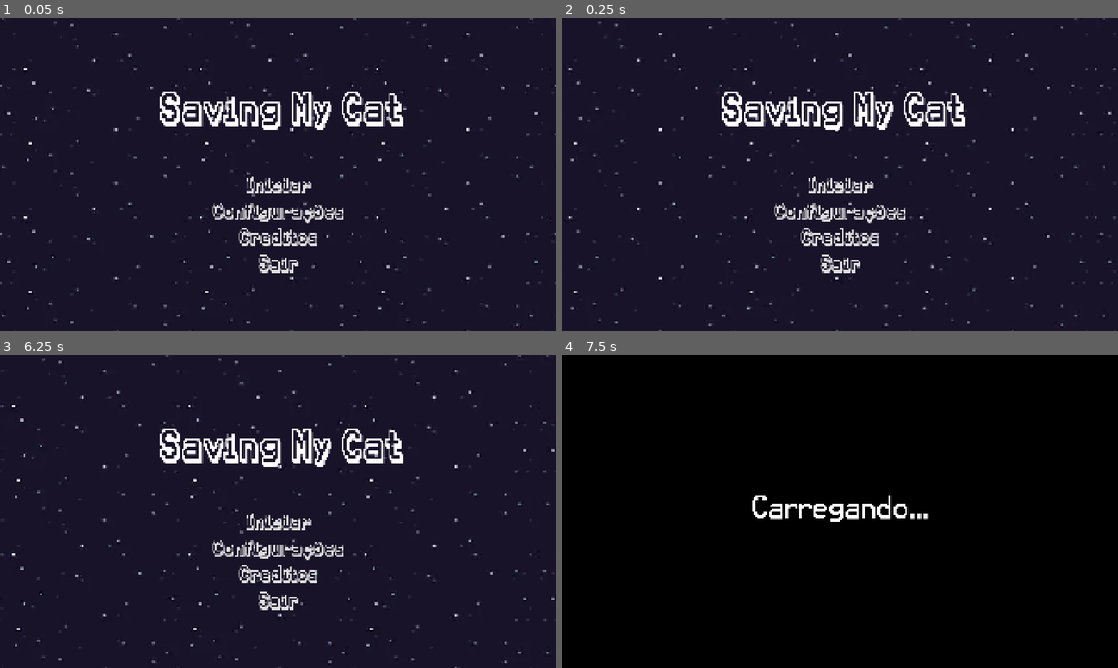
Above: before the commit, frames 1-4 (two rows, left to right).
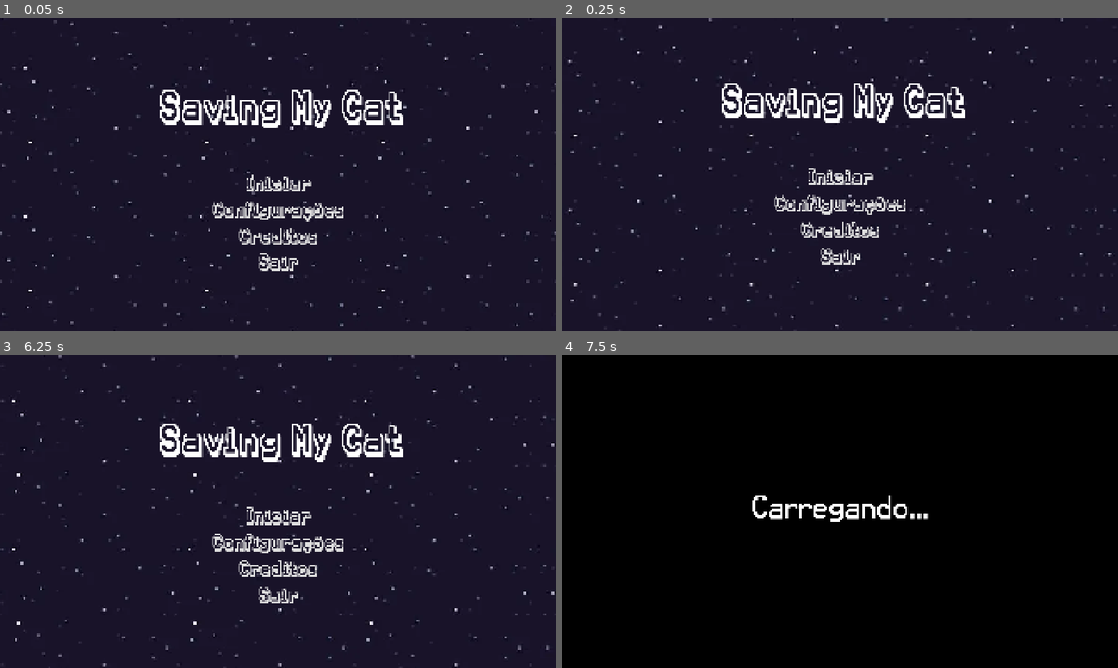
Above: after the commit, the same moments.

Repository: gsmereka/42-Game-Jam
Game: Godot game, scene res://Scenes/UI/Menu/menu.tscn
The game is run twice, just before and just after one commit, with the same random seed, the same clock (stepped at 60 frames per second) and the same inputs.
Inputs (mouse positions are in pixels of both pictures, inside the frame that each line leads up to):
- Up to frame 1 (0.05 s): no input
- Up to frame 2 (0.25 s): no input
- Up to frame 3 (6.25 s): click "Iniciar" at 0.5 s; tap Enter (ui_accept) at 1.25, 1.52, 2.27, 2.75, 3.77, 4.52, 5.75, 6.02 s; move the mouse to (400, 495) at 1.27 s; hold Right (ui_right) 1.28-2.03 s; move the mouse to (166, 527) at 2.02 s; hold Down (ui_down) 2.03-2.78 s; move the mouse to (333, 442) at 2.77 s; hold Right (ui_right) 2.78-3.53 s; move the mouse to (250, 574) at 3.52 s; hold Up (ui_up) 3.53-4.28 s; move the mouse to (444, 558) at 4.27 s; hold Left (ui_left) 4.28-5 s; tap Escape (Esc) at 4.9 s; click "Voltar ao Menu" at 5 s; move the mouse to (111, 464) at 5.77 s; hold Left (ui_left) from 5.78 s (still down)
- Up to frame 4 (7.5 s): release Left (ui_left) at 6.5 s; click "Iniciar" at 6.5 s; tap Enter (ui_accept) at 7.25 s; move the mouse to (867, 511) at 7.27 s; hold Down (ui_down) from 7.28 s (still down)

The runs differ from the first frame. In frame 1, 3.6% of the frame differs, in the area x 0-100%, y 0-100%; in frame 2, 6.9%, in the area x 1-100%, y 0-100%; in frame 3, 6.4%; in frame 4, nothing differs.

Commit message:
add intro

Diff:
--- a/Scenes/UI/Menu/carousel_menu.gd
+++ b/Scenes/UI/Menu/carousel_menu.gd
@@ -9,7 +9,7 @@
 @onready var prev_node = $TextureRect3
 
 func _process(delta: float) -> void:
-	position.x -= 300 * delta
+	position.x -= ($"..".vel * delta)
 	var temp_node
 	if current_node.global_position.x < 0:
 		prev_node.global_position.x = next_node.global_position.x + 1920
--- a/Scenes/UI/Menu/menu.gd
+++ b/Scenes/UI/Menu/menu.gd
@@ -1,5 +1,6 @@
 extends Control
 
+@export var vel : int = 300
 
 func _on_start_pressed() -> void:
 	SceneLoader.load_scene("res://Scenes/Game/Placeholder/Placeholder.tscn")
--- a/Scenes/UI/Menu/menu.tscn
+++ b/Scenes/UI/Menu/menu.tscn
@@ -1,10 +1,71 @@
-[gd_scene load_steps=6 format=3 uid="uid://dl6nhc1603s8e"]
+[gd_scene load_steps=9 format=3 uid="uid://dl6nhc1603s8e"]
 
 [ext_resource type="Script" uid="uid://bchvnm11rvshb" path="res://Scenes/UI/Menu/menu.gd" id="1_vf0ft"]
 [ext_resource type="Script" uid="uid://b2tduj6h2x20s" path="res://Scenes/UI/Menu/carousel_menu.gd" id="2_5cpsf"]
 [ext_resource type="AudioStream" uid="uid://cxwuslxnx65cg" path="res://Assets/Music/Scott Joplin   The Easy Winners A Ragtime Two Step (1901.mp3" id="2_s3jnw"]
 [ext_resource type="PackedScene" uid="uid://i72f1mh03gxx" path="res://Scenes/UI/Menu/MenuBackground.tscn" id="3_7utnp"]
 [ext_resource type="Theme" uid="uid://cbyo6hgahchbx" path="res://Scenes/UI/Thema/menuThema.tres" id="4_7utnp"]
+
+[sub_resource type="Animation" id="Animation_7utnp"]
+resource_name = "Intro"
+length = 16.0
+tracks/0/type = "value"
+tracks/0/imported = false
+tracks/0/enabled = true
+tracks/0/path = NodePath("Camera2D:position")
+tracks/0/interp = 1
+tracks/0/loop_wrap = true
+tracks/0/keys = {
+"times": PackedFloat32Array(0, 15.7667),
+"transitions": PackedFloat32Array(1, 1),
+"update": 0,
+"values": [Vector2(960, 540), Vector2(960, 2200)]
+}
+tracks/1/type = "value"
+tracks/1/imported = false
+tracks/1/enabled = true
+tracks/1/path = NodePath(".:vel")
+tracks/1/interp = 1
+tracks/1/loop_wrap = true
+tracks/1/keys = {
+"times": PackedFloat32Array(0, 11.1),
+"transitions": PackedFloat32Array(1, 1),
+"update": 1,
+"values": [300, 0]
+}
+
+[sub_resource type="Animation" id="Animation_5cpsf"]
+length = 0.001
+tracks/0/type = "value"
+tracks/0/imported = false
+tracks/0/enabled = true
+tracks/0/path = NodePath("Camera2D:position")
+tracks/0/interp = 1
+tracks/0/loop_wrap = true
+tracks/0/keys = {
+"times": PackedFloat32Array(0),
+"transitions": PackedFloat32Array(1),
+"update": 0,
+"values": [Vector2(960, 540)]
+}
+tracks/1/type = "value"
+tracks/1/imported = false
+tracks/1/enabled = true
+tracks/1/path = NodePath(".:vel")
+tracks/1/interp = 1
+tracks/1/loop_wrap = true
+tracks/1/keys = {
+"times": PackedFloat32Array(0),
+"transitions": PackedFloat32Array(1),
+"update": 1,
+"values": [300]
+}
+
+[sub_resource type="AnimationLibrary" id="AnimationLibrary_5cpsf"]
+_data = {
+&"Intro": SubResource("Animation_7utnp"),
+&"RESET": SubResource("Animation_5cpsf")
+}
 
 [node name="Menu" type="Control"]
 texture_filter = 1
@@ -34,6 +95,54 @@
 offset_right = 1920.0
 
 [node name="TextureRect3" parent="CarouselMenu" instance=ExtResource("3_7utnp")]
+layout_mode = 1
+offset_left = -1920.0
+offset_right = -1920.0
+
+[node name="CarouselMenu2" type="Control" parent="."]
+layout_mode = 1
+anchors_preset = 15
+anchor_right = 1.0
+anchor_bottom = 1.0
+offset_top = 1032.0
+offset_bottom = 1032.0
+grow_horizontal = 2
+grow_vertical = 2
+script = ExtResource("2_5cpsf")
+
+[node name="TextureRect" parent="CarouselMenu2" instance=ExtResource("3_7utnp")]
+layout_mode = 1
+
+[node name="TextureRect2" parent="CarouselMenu2" instance=ExtResource("3_7utnp")]
+layout_mode = 1
+offset_left = 1920.0
+offset_right = 1920.0
+
+[node name="TextureRect3" parent="CarouselMenu2" instance=ExtResource("3_7utnp")]
+layout_mode = 1
+offset_left = -1920.0
+offset_right = -1920.0
+
+[node name="CarouselMenu3" type="Control" parent="."]
+layout_mode = 1
+anchors_preset = 15
+anchor_right = 1.0
+anchor_bottom = 1.0
+offset_top = 2080.0
+offset_bottom = 2080.0
+grow_horizontal = 2
+grow_vertical = 2
+script = ExtResource("2_5cpsf")
+
+[node name="TextureRect" parent="CarouselMenu3" instance=ExtResource("3_7utnp")]
+layout_mode = 1
+
+[node name="TextureRect2" parent="CarouselMenu3" instance=ExtResource("3_7utnp")]
+layout_mode = 1
+offset_left = 1920.0
+offset_right = 1920.0
+
+[node name="TextureRect3" parent="CarouselMenu3" instance=ExtResource("3_7utnp")]
 layout_mode = 1
 offset_left = -1920.0
 offset_right = -1920.0
@@ -104,6 +213,264 @@
 autoplay = true
 
 [node name="AnimationPlayer" type="AnimationPlayer" parent="."]
+libraries = {
+&"": SubResource("AnimationLibrary_5cpsf")
+}
+autoplay = "Intro"
+
+[node name="Camera2D" type="Camera2D" parent="."]
+position = Vector2(960, 540)
+
+[node name="City" type="Node2D" parent="."]
+position = Vector2(960, 540)
+
+[node name="Predios" type="Node2D" parent="City"]
+position = Vector2(-960, -540)
+
+[node name="ColorRect" type="ColorRect" parent="City/Predios"]
+offset_left = 207.0
+offset_top = 2074.0
+offset_right = 507.0
+offset_bottom = 2702.0
+color = Color(0, 0, 0, 1)
+
+[node name="ColorRect2" type="ColorRect" parent="City/Predios"]
+offset_left = 691.0
+offset_top = 2397.0
+offset_right = 907.0
+offset_bottom = 2705.0
+color = Color(0, 0, 0, 1)
+
+[node name="ColorRect3" type="ColorRect" parent="City/Predios"]
+offset_left = -65.0
+offset_top = 2366.0
+offset_right = 151.0
+offset_bottom = 2674.0
+color = Color(0, 0, 0, 1)
+
+[node name="ColorRect4" type="ColorRect" parent="City/Predios"]
+offset_left = 1120.0
+offset_top = 2294.0
+offset_right = 1901.0
+offset_bottom = 2719.0
+color = Color(0, 0, 0, 1)
+
+[node name="ColorRect5" type="ColorRect" parent="City/Predios"]
+offset_left = 1617.0
+offset_top = 2124.0
+offset_right = 1897.0
+offset_bottom = 2549.0
+color = Color(0, 0, 0, 1)
+
+[node name="ColorRect6" type="ColorRect" parent="City/Predios"]
+offset_left = 1773.0
+offset_top = 1957.0
+offset_right = 2053.0
+offset_bottom = 2716.0
+color = Color(0, 0, 0, 1)
+
+[node name="ColorRect7" type="ColorRect" parent="City/Predios"]
+offset_left = -236.0
+offset_top = 2577.0
+offset_right = 2236.0
+offset_bottom = 3351.0
+color = Color(0, 0, 0, 1)
+
+[node name="Lights" type="Node2D" parent="City"]
+
+[node name="tuple" type="Node2D" parent="City/Lights"]
+
+[node name="ColorRect" type="ColorRect" parent="City/Lights/tuple"]
+offset_left = -536.0
+offset_top = 1608.0
+offset_right = -496.0
+offset_bottom = 1620.0
+
+[node name="ColorRect2" type="ColorRect" parent="City/Lights/tuple"]
+offset_left = -696.0
+offset_top = 1608.0
+offset_right = -656.0
+offset_bottom = 1620.0
+
+[node name="tuple2" type="Node2D" parent="City/Lights"]
+position = Vector2(0, 64)
+
+[node name="ColorRect" type="ColorRect" parent="City/Lights/tuple2"]
+offset_left = -536.0
+offset_top = 1608.0
+offset_right = -496.0
+offset_bottom = 1620.0
+
+[node name="ColorRect2" type="ColorRect" parent="City/Lights/tuple2"]
+offset_left = -696.0
+offset_top = 1608.0
+offset_right = -656.0
+offset_bottom = 1620.0
+
+[node name="tuple3" type="Node2D" parent="City/Lights"]
+position = Vector2(0, 144)
+
+[node name="ColorRect" type="ColorRect" parent="City/Lights/tuple3"]
+offset_left = -536.0
+offset_top = 1608.0
+offset_right = -496.0
+offset_bottom = 1620.0
+
+[node name="ColorRect2" type="ColorRect" parent="City/Lights/tuple3"]
+offset_left = -696.0
+offset_top = 1608.0
+offset_right = -656.0
+offset_bottom = 1620.0
+
+[node name="tuple4" type="Node2D" parent="City/Lights"]
+position = Vector2(0, 250)
+
+[node name="ColorRect" type="ColorRect" parent="City/Lights/tuple4"]
+offset_left = -536.0
+offset_top = 1608.0
+offset_right = -496.0
+offset_bottom = 1620.0
+
+[node name="ColorRect2" type="ColorRect" parent="City/Lights/tuple4"]
+offset_left = -696.0
+offset_top = 1608.0
+offset_right = -656.0
+offset_bottom = 1620.0
+
+[node name="tuple5" type="Node2D" parent="City/Lights"]
+position = Vector2(-296, 268)
+
+[node name="ColorRect" type="ColorRect" parent="City/Lights/tuple5"]
+offset_left = -589.0
+offset_top = 1608.0
+offset_right = -549.0
+offset_bottom = 1620.0
+
+[node name="ColorRect2" type="ColorRect" parent="City/Lights/tuple5"]
+offset_left = -696.0
+offset_top = 1608.0
+offset_right = -656.0
+offset_bottom = 1620.0
+
+[node name="tuple6" type="Node2D" parent="City/Lights"]
+position = Vector2(-296, 324)
+
+[node name="ColorRect" type="ColorRect" parent="City/Lights/tuple6"]
+offset_left = -589.0
+offset_top = 1608.0
+offset_right = -549.0
+offset_bottom = 1620.0
+
+[node name="ColorRect2" type="ColorRect" parent="City/Lights/tuple6"]
+offset_left = -696.0
+offset_top = 1608.0
+offset_right = -656.0
+offset_bottom = 1620.0
+
+[node name="tuple7" type="Node2D" parent="City/Lights"]
+position = Vector2(-296, 388)
+
+[node name="ColorRect" type="ColorRect" parent="City/Lights/tuple7"]
+offset_left = -589.0
+offset_top = 1608.0
+offset_right = -549.0
+offset_bottom = 1620.0
+
+[node name="ColorRect2" type="ColorRect" parent="City/Lights/tuple7"]
+offset_left = -696.0
+offset_top = 1608.0
+offset_right = -656.0
+offset_bottom = 1620.0
+
+[node name="tuple8" type="Node2D" parent="City/Lights"]
+position = Vector2(888, 228)
+
+[node name="ColorRect" type="ColorRect" parent="City/Lights/tuple8"]
+offset_left = -589.0
+offset_top = 1608.0
+offset_right = -549.0
+offset_bottom = 1620.0
+
+[node name="ColorRect2" type="ColorRect" parent="City/Lights/tuple8"]
+offset_left = -696.0
+offset_top = 1608.0
+offset_right = -656.0
+offset_bottom = 1620.0
+
+[node name="tuple9" type="Node2D" parent="City/Lights"]
+position = Vector2(1112, 228)
+
+[node name="ColorRect" type="ColorRect" parent="City/Lights/tuple9"]
+offset_left = -589.0
+offset_top = 1608.0
+offset_right = -549.0
+offset_bottom = 1620.0
+
+[node name="ColorRect2" type="ColorRect" parent="City/Lights/tuple9"]
+offset_left = -696.0
+offset_top = 1608.0
+offset_right = -656.0
+offset_bottom = 1620.0
+
+[node name="tuple10" type="Node2D" parent="City/Lights"]
+position = Vector2(1576, -84)
+
+[node name="ColorRect" type="ColorRect" parent="City/Lights/tuple10"]
+offset_left = -589.0
+offset_top = 1608.0
+offset_right = -549.0
+offset_bottom = 1620.0
+
+[node name="ColorRect2" type="ColorRect" parent="City/Lights/tuple10"]
+offset_left = -696.0
+offset_top = 1608.0
+offset_right = -656.0
+offset_bottom = 1620.0
+
+[node name="tuple11" type="Node2D" parent="City/Lights"]
+position = Vector2(1576, 236)
+
+[node name="ColorRect" type="ColorRect" parent="City/Lights/tuple11"]
+offset_left = -589.0
+offset_top = 1608.0
+offset_right = -549.0
+offset_bottom = 1620.0
+
+[node name="ColorRect2" type="ColorRect" parent="City/Lights/tuple11"]
+offset_left = -696.0
+offset_top = 1608.0
+offset_right = -656.0
+offset_bottom = 1620.0
+
+[node name="tuple12" type="Node2D" parent="City/Lights"]
+position = Vector2(1576, 85)
+
+[node name="ColorRect" type="ColorRect" parent="City/Lights/tuple12"]
+offset_left = -589.0
+offset_top = 1608.0
+offset_right = -549.0
+offset_bottom = 1620.0
+
+[node name="ColorRect2" type="ColorRect" parent="City/Lights/tuple12"]
+offset_left = -696.0
+offset_top = 1608.0
+offset_right = -656.0
+offset_bottom = 1620.0
+
+[node name="tuple13" type="Node2D" parent="City/Lights"]
+position = Vector2(456, 340)
+
+[node name="ColorRect" type="ColorRect" parent="City/Lights/tuple13"]
+offset_left = -589.0
+offset_top = 1608.0
+offset_right = -549.0
+offset_bottom = 1620.0
+
+[node name="ColorRect2" type="ColorRect" parent="City/Lights/tuple13"]
+offset_left = -696.0
+offset_top = 1608.0
+offset_right = -656.0
+offset_bottom = 1620.0
 
 [connection signal="pressed" from="VBoxContainer/Start" to="." method="_on_start_pressed"]
 [connection signal="pressed" from="VBoxContainer/Config" to="." method="_on_config_pressed"]
